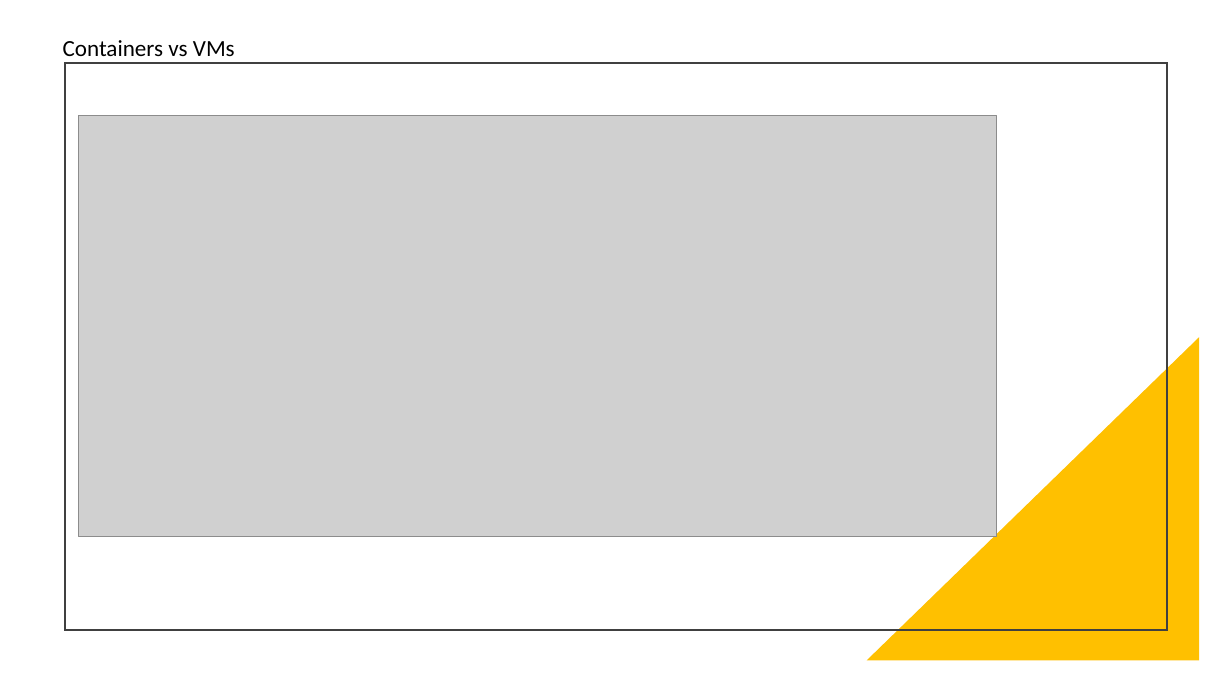
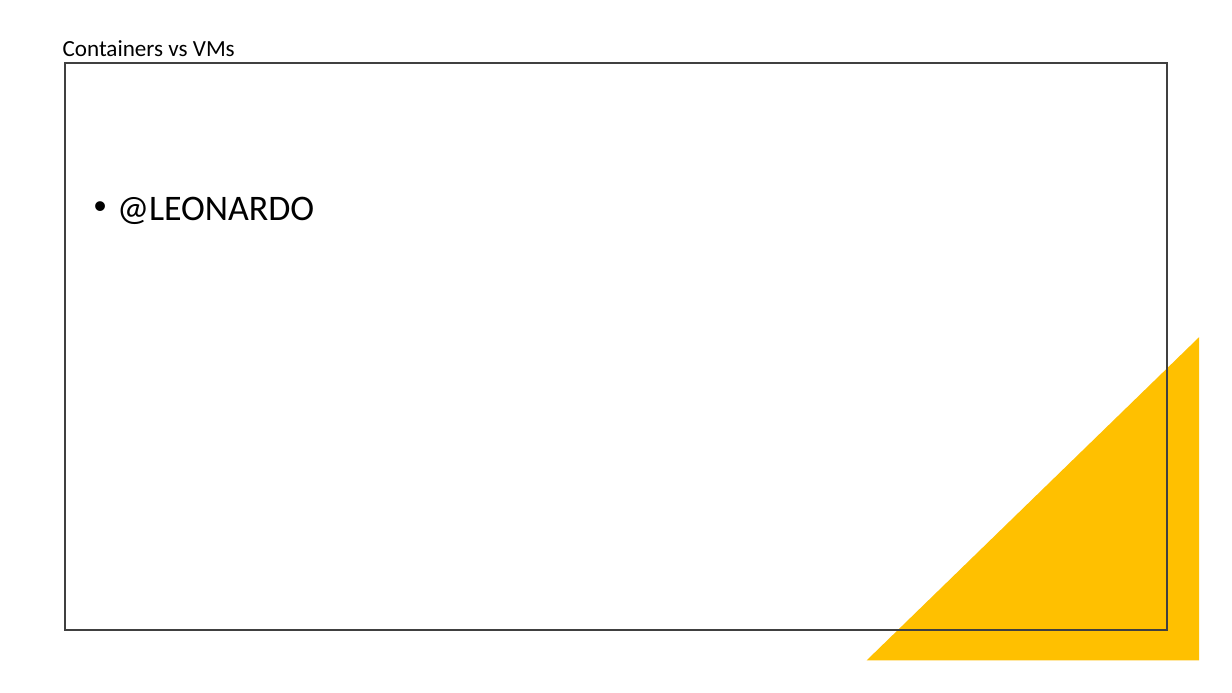
Before and after one commit to santanaguy/hexis-presentations, a slide deck: slide 4 of Docker Delight.pptx (slide 5 before the commit). Drawn at 1232x693 pixels with LibreOffice and Linux fonts; fonts in the diff are those of the drawing; grey boxes stand for pictures. Boxes give left, top, right and bottom in pixels: in the first picture for what was removed or moved away, otherwise in the second. Text is boxed around its words. In the diff, an @@ line names an element or a change of style, - is before the commit and + after.

```diff
--- a/Docker Delight.pptx
+++ b/Docker Delight.pptx
@@ picture removed at box(79, 116, 997, 537) @@
@@ text added at box(117, 196, 314, 224), 28 pt, text #000000 @@
+• @LEONARDO
```
Also in this commit, not shown: 2 other slides changed, 26 slides added, 5 slides removed, 2 other files.
